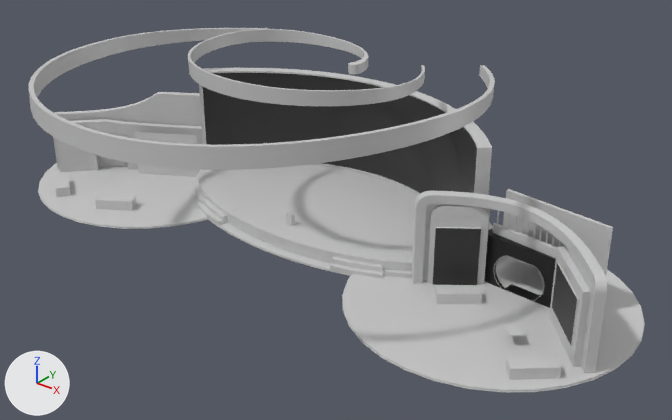
The glTF model models/mandegar/mandegar_exhibition.glb as it was, and as the next commit left it.
The view is the same before and after, from a camera (50 mm lens) standing at (36.3, -45.4, 28.3) and looking at (3.9, -5.0, 3.2). Arrows for +X, +Y and +Z are at lower left; the lights stay in place. The first picture is the older version. Where no turn or scale is listed for an object, it has been applied to the vertices. Vertices at exactly the same position are counted once.

Names of what the first picture shows: 'central_architecture_', 'left_architecture_', 'right_architecture_', 'screen_game_16x9', 'screen_main_16x9', 'screen_video_wall_21x9'.
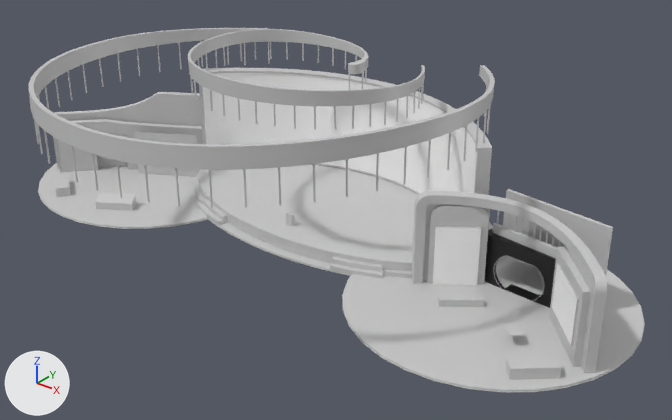
Where the newer file only moved an object's origin or applied its transform, the numbers keep the older frame.

Patch to the scene script:
```diff
--- a/models/mandegar/mandegar_exhibition.glb.py
+++ b/models/mandegar/mandegar_exhibition.glb.py
@@ mat_defaultmaterial_003 @@
+mat_defaultmaterial_003 = bpy.data.materials.new('DefaultMaterial.003')
+mat_defaultmaterial_003.use_nodes = True; mat_defaultmaterial_003.node_tree.nodes.clear()
+_N = mat_defaultmaterial_003.node_tree.nodes; _L = mat_defaultmaterial_003.node_tree.links
+n0 = _N.new('ShaderNodeOutputMaterial'); n0.name = 'Material Output'
+n1 = _N.new('ShaderNodeBsdfPrincipled'); n1.name = 'Principled BSDF'
+n2 = _N.new('ShaderNodeVertexColor'); n2.name = 'Color Attribute'
+_L.new(n1.outputs[0], n0.inputs[0])  # 'BSDF' to 'Surface'
+_L.new(n2.outputs[0], n1.inputs[0])  # 'Color' to 'Base Color'
@@ mat_defaultmaterial_002 @@
+mat_defaultmaterial_002 = bpy.data.materials.new('DefaultMaterial.002')
+mat_defaultmaterial_002.use_nodes = True; mat_defaultmaterial_002.node_tree.nodes.clear()
+_N = mat_defaultmaterial_002.node_tree.nodes; _L = mat_defaultmaterial_002.node_tree.links
+n0 = _N.new('ShaderNodeOutputMaterial'); n0.name = 'Material Output'
+n1 = _N.new('ShaderNodeBsdfPrincipled'); n1.name = 'Principled BSDF'
+n2 = _N.new('ShaderNodeVertexColor'); n2.name = 'Color Attribute'
+_L.new(n1.outputs[0], n0.inputs[0])  # 'BSDF' to 'Surface'
+_L.new(n2.outputs[0], n1.inputs[0])  # 'Color' to 'Base Color'
@@ mat_defaultmaterial @@
+mat_defaultmaterial = bpy.data.materials.new('DefaultMaterial')
+mat_defaultmaterial.use_nodes = True; mat_defaultmaterial.node_tree.nodes.clear()
+_N = mat_defaultmaterial.node_tree.nodes; _L = mat_defaultmaterial.node_tree.links
+n0 = _N.new('ShaderNodeOutputMaterial'); n0.name = 'Material Output'
+n1 = _N.new('ShaderNodeBsdfPrincipled'); n1.name = 'Principled BSDF'
+n2 = _N.new('ShaderNodeVertexColor'); n2.name = 'Color Attribute'
+_L.new(n1.outputs[0], n0.inputs[0])  # 'BSDF' to 'Surface'
+_L.new(n2.outputs[0], n1.inputs[0])  # 'Color' to 'Base Color'
@@ me_screen_video_wall_21x9 @@
 me_screen_video_wall_21x9.from_pydata(...)  # 66 vertices, 64 faces; spans x -11.4..11.4, y -1.2..4.8, z 1.1..8.0
-me_screen_video_wall_21x9.materials.append(mat_screen_video_wall_21x9)
+me_screen_video_wall_21x9.materials.append(mat_defaultmaterial)
@@ me_central_architecture @@
 # used by ob_central_architecture; location = (0.0, -6.42, 6.24)
-me_central_architecture.from_pydata(...)  # 2589 vertices, 5012 faces; spans x -13.3..13.3, y -13.7..13.7, z -6.3..6.3
+me_central_architecture.from_pydata(...)  # 3369 vertices, 6260 faces; spans x -13.3..13.3, y -13.7..13.7, z -6.3..6.3
+# me_central_architecture part 1: a new loose piece, a 5-sided cylinder along z spanning x -4.144..-4.051, y -12.913..-12.818, z 2.734..4.753, in mat_mat_exhibit_baked
+# me_central_architecture part 2: 760 vertices added at x -13.2..13.2, y -13.5..9.5, z 2.0..5.2
+# other edits to the shape of me_central_architecture do not show in these pictures
 me_central_architecture.materials.append(mat_mat_exhibit_baked)
@@ me_screen_game_16x9 @@
 me_screen_game_16x9.from_pydata(...)  # 4 vertices, 2 faces; spans x -1.05..1.05, y -0.78..0.78, z -1.88..1.88
-me_screen_game_16x9.materials.append(mat_screen_game_16x9)
+me_screen_game_16x9.materials.append(mat_defaultmaterial_002)
@@ me_screen_main_16x9 @@
 me_screen_main_16x9.from_pydata(...)  # 4 vertices, 2 faces; spans x -1.25..1.25, y -1.4..1.4, z -1.4..1.4
-me_screen_main_16x9.materials.append(mat_screen_main_16x9)
+me_screen_main_16x9.materials.append(mat_defaultmaterial_003)
```

Location of each change, [x1, y1, x2, y2] in pixels of the pictures (672 x 420 px):
'screen_video_wall_21x9', recoloured (black to white)
    both: [203, 73, 477, 193]
'screen_game_16x9', recoloured (black to grey)
    both: [433, 228, 481, 285]
'screen_main_16x9', recoloured (lighter)
    both: [552, 264, 577, 345]
part 1 of me_central_architecture, added
    after: [44, 131, 50, 164]
part 2 of me_central_architecture, added
    after: [34, 41, 491, 208]
